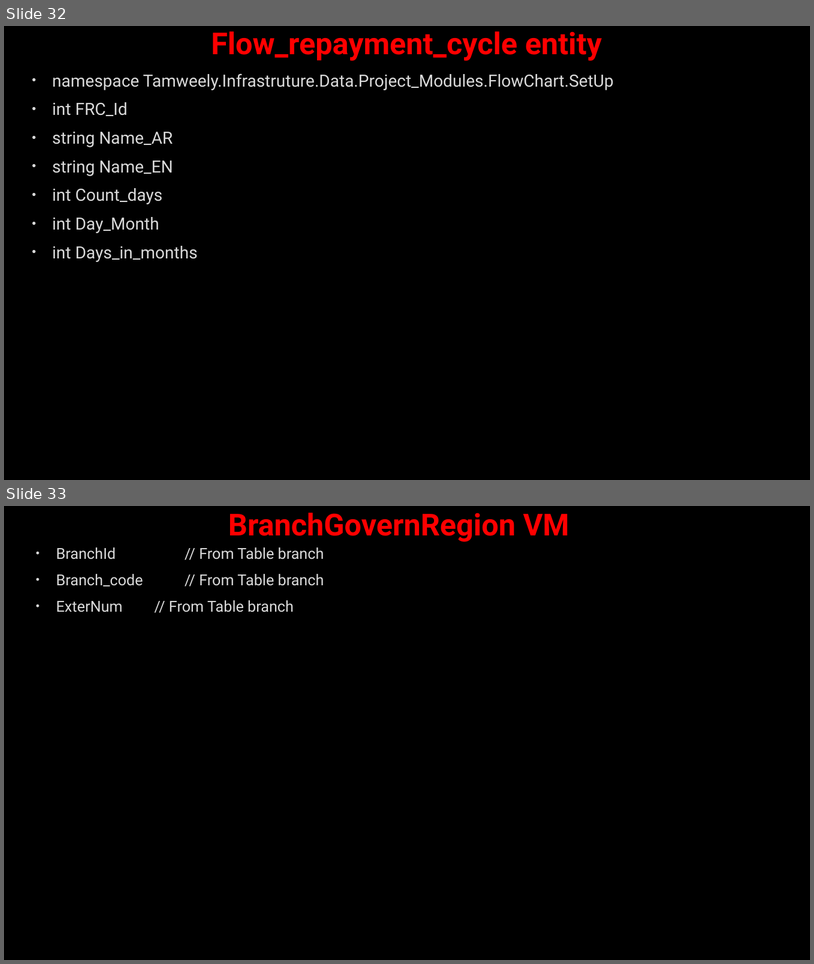
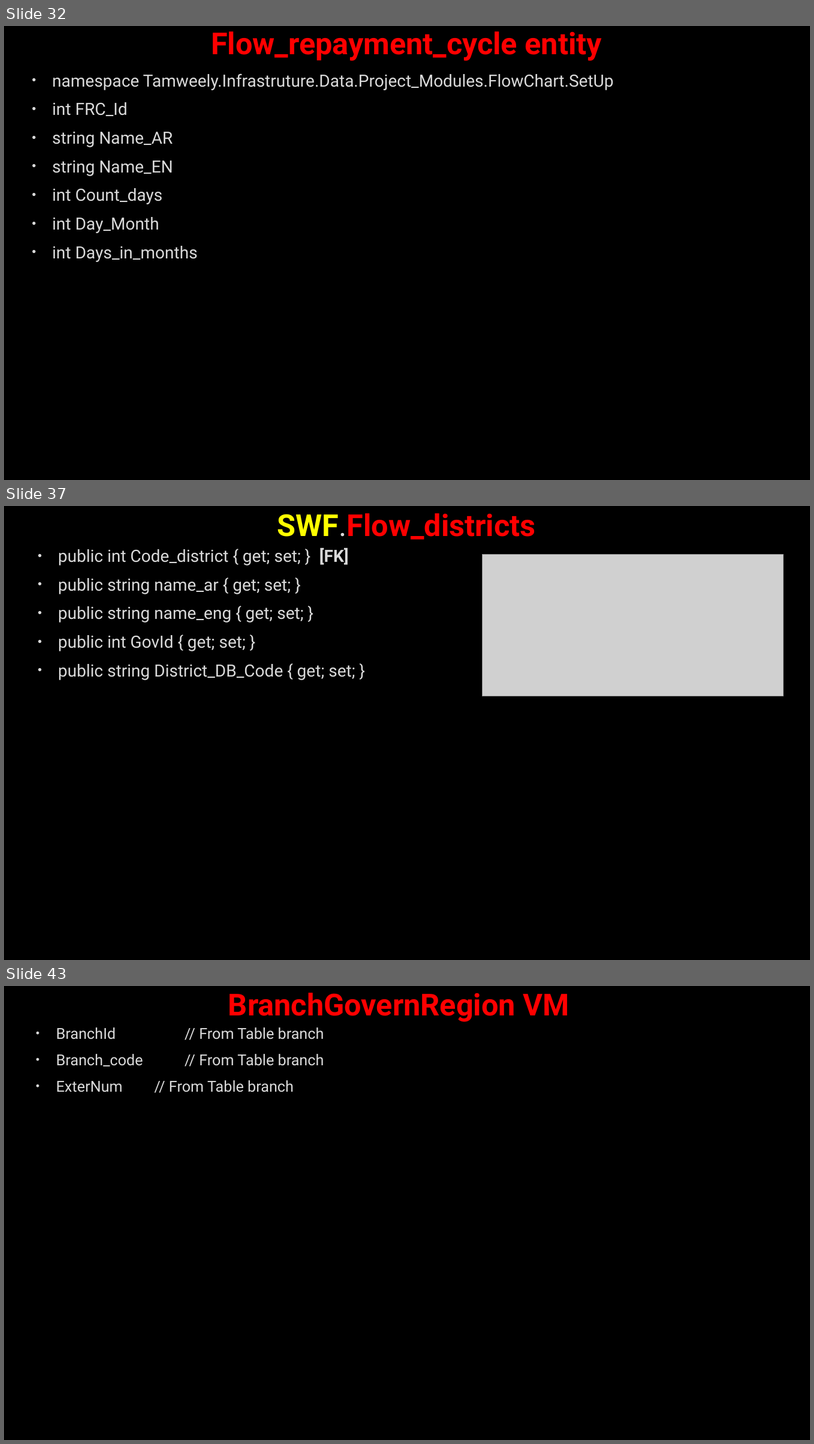
Before and after one commit to AhmedMohamedSamir1/Summary, a slide deck: Dot Net/Business.pptx. Shown one above the other, each under a label of ours: slides 32 and 33 before the commit, slides 32, 37 and 43 after it; the slides between them are not shown. The pictures are 814x964 and 814x1444 pixels, drawn with LibreOffice and Linux fonts; fonts in the diff are those of the drawing; grey boxes stand for pictures; background and template pictures are left out. Boxes give left, top, right and bottom in pixels: in the first picture for what was removed or moved away, otherwise in the second. Text is boxed around its words. In the diff, an @@ line names an element or a change of style, - is before the commit and + after.

```diff
--- a/Dot Net/Business.pptx
+++ b/Dot Net/Business.pptx
@@ slide 37 added at (4,506,810,960), background picture (left out) @@
@@ title added at (278,513,536,540), 36 pt, text #FF0000, bold @@
+SWF.Flow_districts
@@ text added at (58,547,355,680), 20 pt, text #DADADA @@
+• public int Code_district { get; set; } [FK]
+• public string name_ar { get; set; }
+• public string name_eng { get; set; }
+• public int GovId { get; set; }
+• public string District_DB_Code { get; set; }
@@ picture added at (483,555,784,696) @@
@@ what was slide 33 is now slide 43 @@
```
Also in this commit, not shown: 8 slides changed, 12 other slides added, 3 other files.
